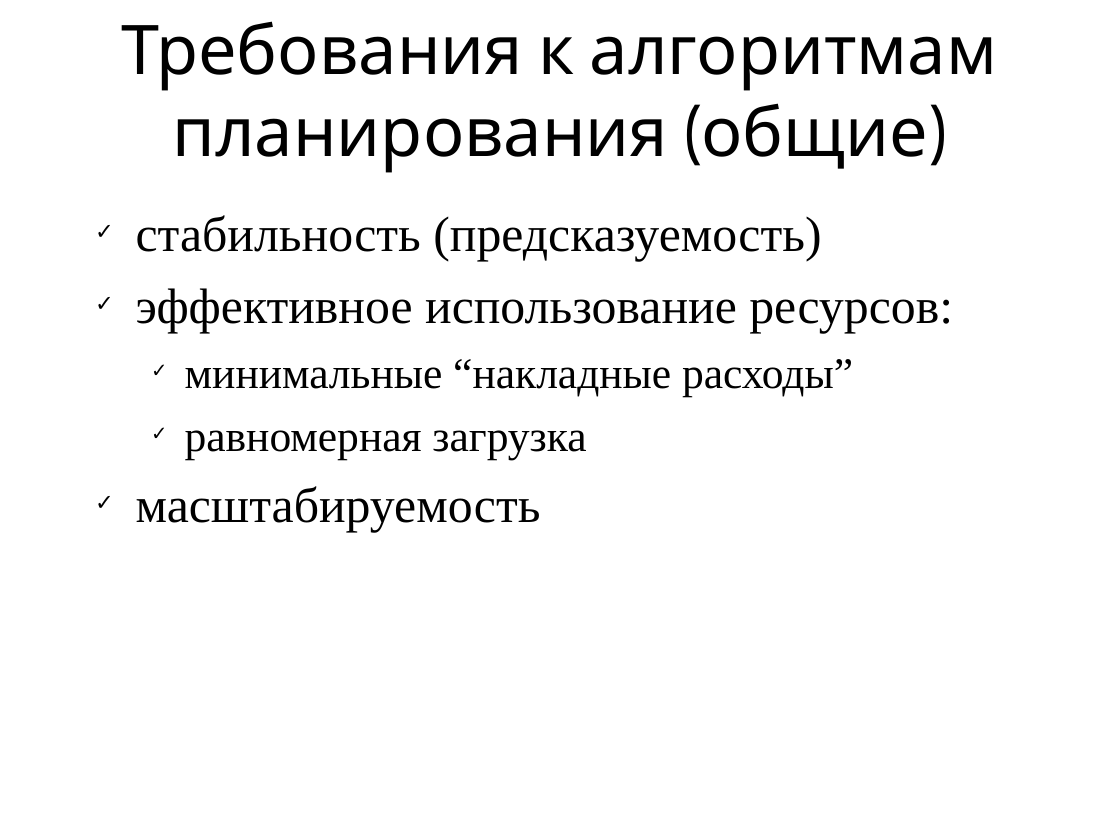
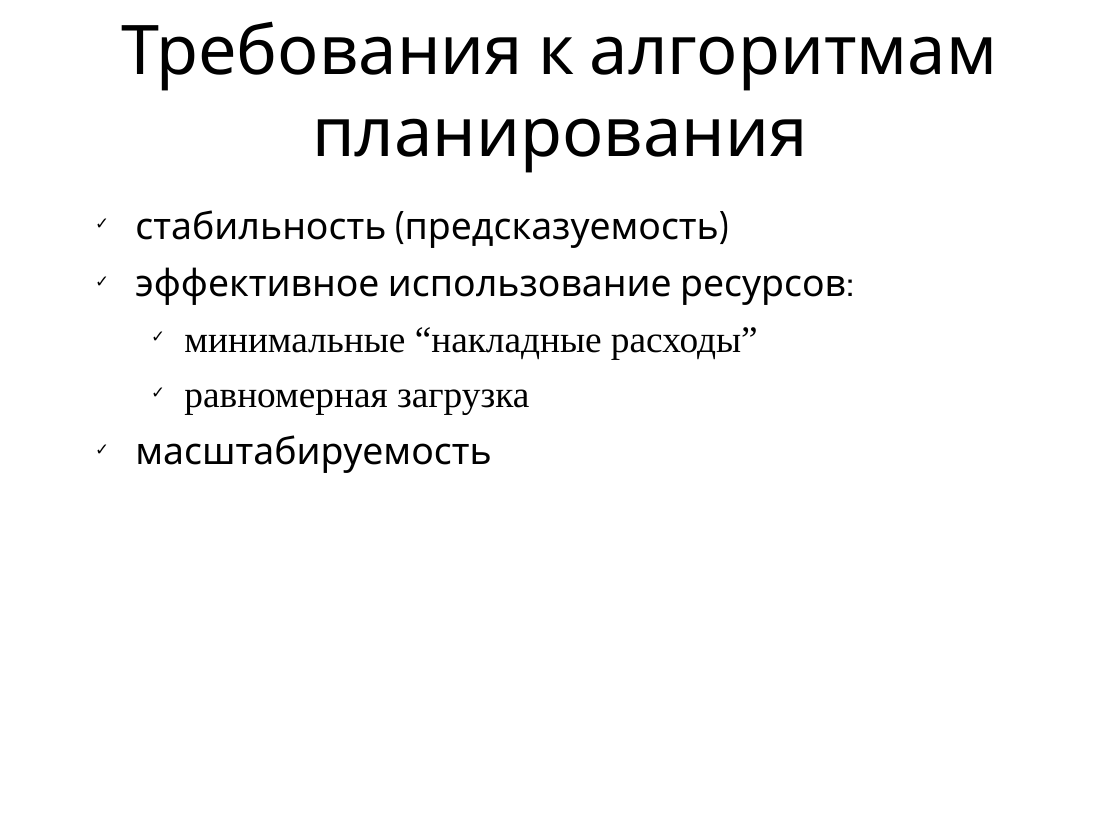
Before and after one commit to vseloved/kpi-spos, a slide deck: slide 14 of lec/6-proc/proc.ppt (slide 9 before the commit). Drawn at 1120x840 pixels with LibreOffice and Linux fonts; fonts in the diff are those of the drawing. Boxes give left, top, right and bottom in pixels: in the first picture for what was removed or moved away, otherwise in the second. Text is boxed around its words. In the diff, an @@ line names an element or a change of style, - is before the commit and + after.

```diff
--- a/lec/6-proc/proc.ppt
+++ b/lec/6-proc/proc.ppt
@@ title at <box>122,21,998,173</box>: text changed @@
-Требования к алгоритмам планирования (общие)
+Требования к алгоритмам планирования
@@ text "стабильность (предсказуемость)" at <box>135,210,846,473</box>: size 32 to 24 pt, font Times New Roman to Cabin in "стабильность (предсказуемость)", "эффективное использование ресурсов:", "масштабируемость"; size 28 to 24 pt in "минимальные “накладные расходы”", "равномерная загрузка" @@
```
Also in this commit, not shown: 10 other slides changed, 5 slides added, 4 slides removed, 41 other files.
